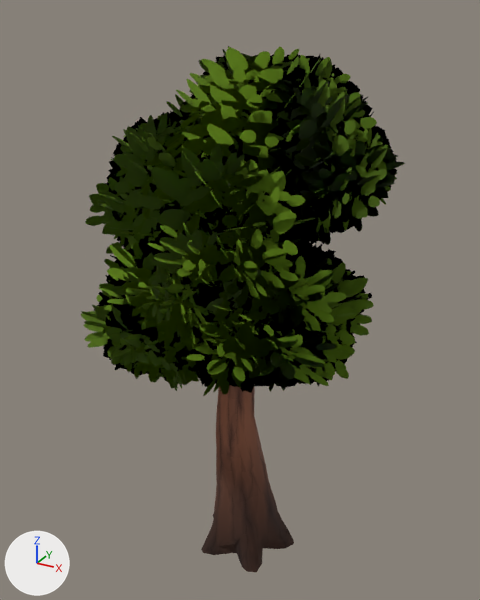
One commit to the glTF model modelos/natureza.glb: the scene before it, then after it.
One viewpoint serves both versions: a camera (50 mm lens) standing at (3.74, -7.01, 7.22) and looking at (-0.13, 0.04, 3.69). The axes (+X, +Y, +Z) are drawn at lower left. The lights are the same throughout. The first picture is the older version. Where no turn or scale is listed for an object, it has been applied to the vertices. Vertices at exactly the same position are counted once.

The scene before the commit, as lines of its bpy script (objects in view):
```python
me_tree_023 = bpy.data.meshes.new('tree.023')
me_tree_023.from_pydata(...)  # 5912 vertices, 5861 faces; spans x -2.16..2.16, y -2.29..2.29, z -3.63..3.63
# faces by material slot: [3941, 1920]
me_tree_023.materials.append(mat_bark_normaltree)
me_tree_023.materials.append(mat_leaves_normaltree)
ob_commontree_1 = bpy.data.objects.new('CommonTree_1', me_tree_023)
ob_commontree_1.location = (-0.04, -0.06, 3.39)
```
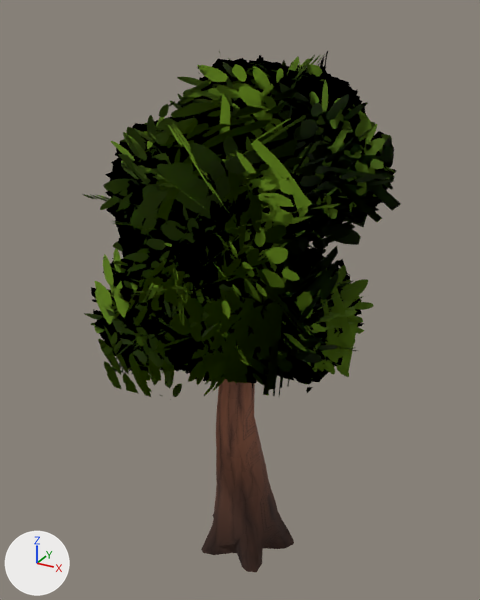
Where the newer file only moved an object's origin or applied its transform, the numbers keep the older frame.

The edits, one by one:
me_tree_023 is used by ob_commontree_1; location (-0.04, -0.06, 3.39).
me_tree_023 had 5912 vertices, 5861 faces and spanned x -2.16..2.16, y -2.29..2.29, z -3.63..3.63.
me_tree_023 now has 1361 vertices, 3090 faces and spans x -2.09..2.13, y -2.29..2.29, z -3.63..3.56.
me_tree_023 part 1: 461 loose pieces with 1844 vertices, spanning x -2.16..1.88, y -2.15..2.06, z -1.0..3.49, are deleted.
me_tree_023 part 2: 1 vertex moved within x -0.55, y 0.78, z 1.93; 2702 vertices removed from x -2.07..2.16, y -2.13..1.93, z -1.01..3.63.
Other edits to the shape of me_tree_023 do not show in these pictures.

Location of each change, [x1, y1, x2, y2] in pixels of the pictures (480 x 600 px):
'CommonTree_1', reshaped: before [81, 46, 405, 572]; after [82, 51, 401, 572]
part 1 of me_tree_023, deleted (green): before [81, 53, 397, 391]
part 2 of me_tree_023, reshaped (green): before [81, 46, 405, 396]
